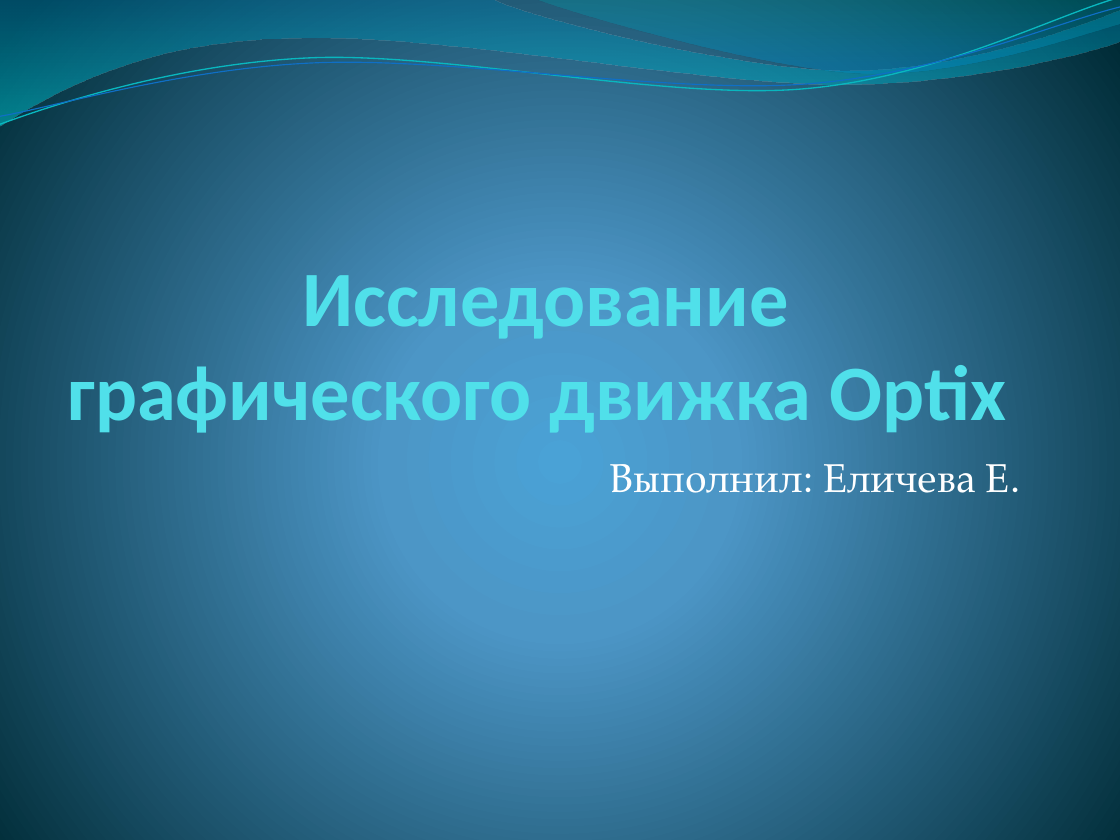
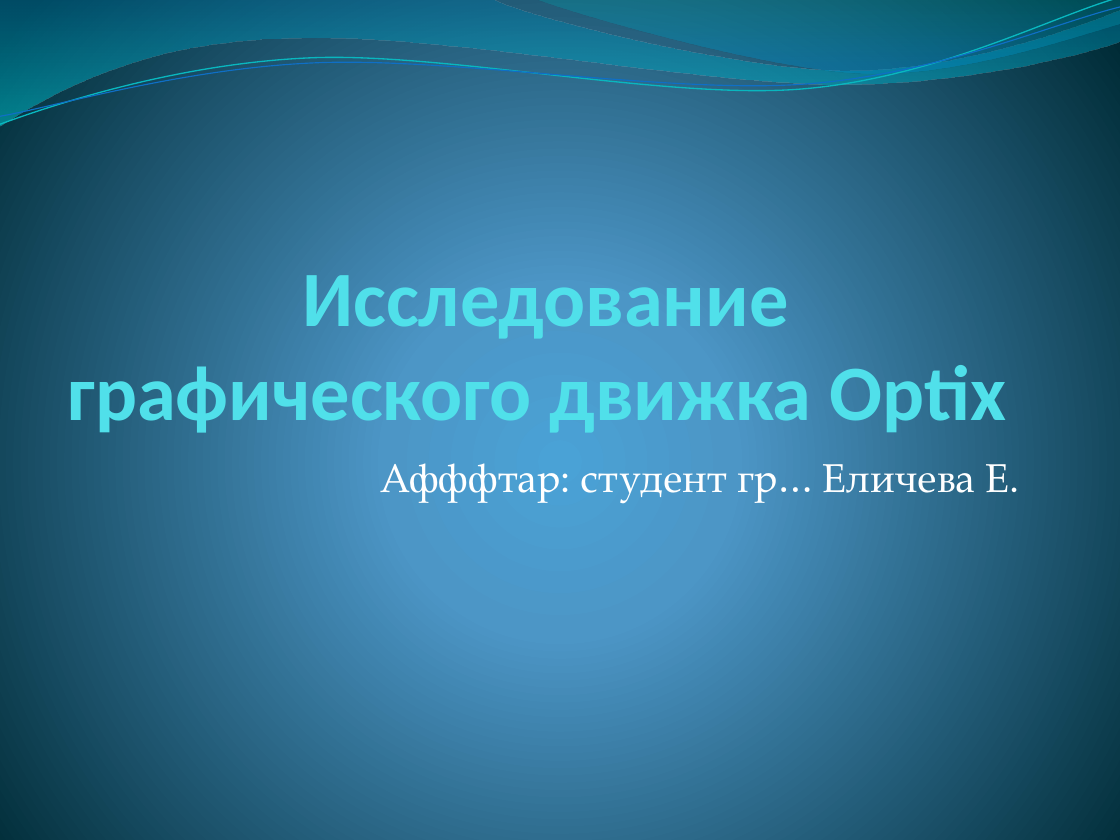
Before and after one commit to djbelyak/Optix-Research, a slide deck: slide 1 of Report/presentation.pptx. Drawn at 1120x840 pixels with LibreOffice and Linux fonts; fonts in the diff are those of the drawing. Boxes give left, top, right and bottom in pixels: in the first picture for what was removed or moved away, otherwise in the second. Text is boxed around its words. In the diff, an @@ line names an element or a change of style, - is before the commit and + after.

```diff
--- a/Report/presentation.pptx
+++ b/Report/presentation.pptx
@@ subtitle at [381, 463, 1009, 503]: text changed @@
-Выполнил: Еличева Е.
+Афффтар: студент гр… Еличева Е.
```
Also in this commit, not shown: 8 other slides changed, 2 slides added, 2 slides removed, 1 other file.
